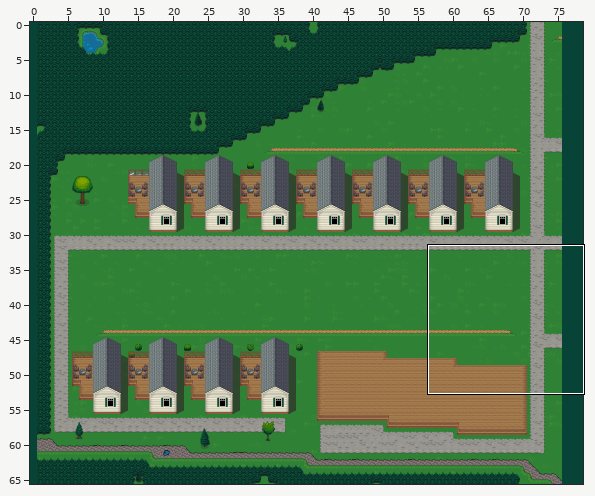
Two states of a Tiled map, tiled/map-west0.tmx. The first picture is a wide view before the edit; the outline marks the close-up.
Close-up. Before the commit:
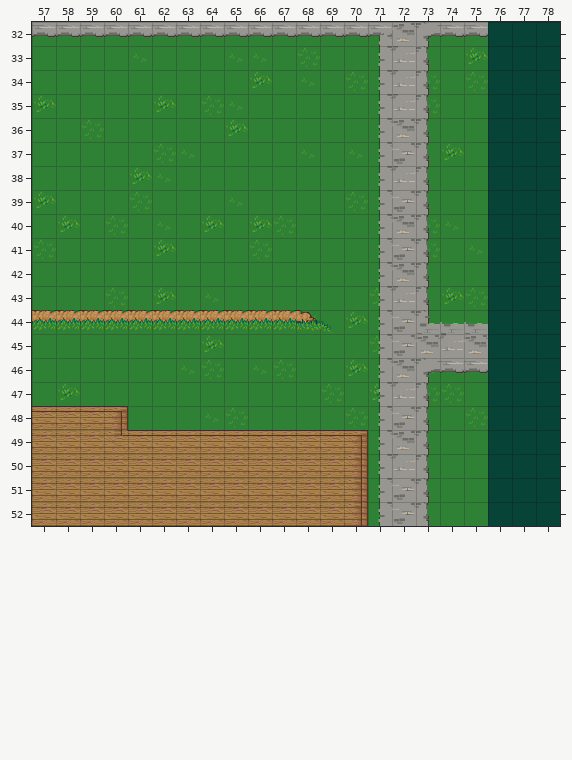
Cells are 32x32 px. Shown: x 57..78, y 32..52. The commit also changed other parts of the map, which this record leaves out. Tiles whose own drawing changed are shown in their newer look in all pictures. The old version is drawn lined up with the new one.
The result:
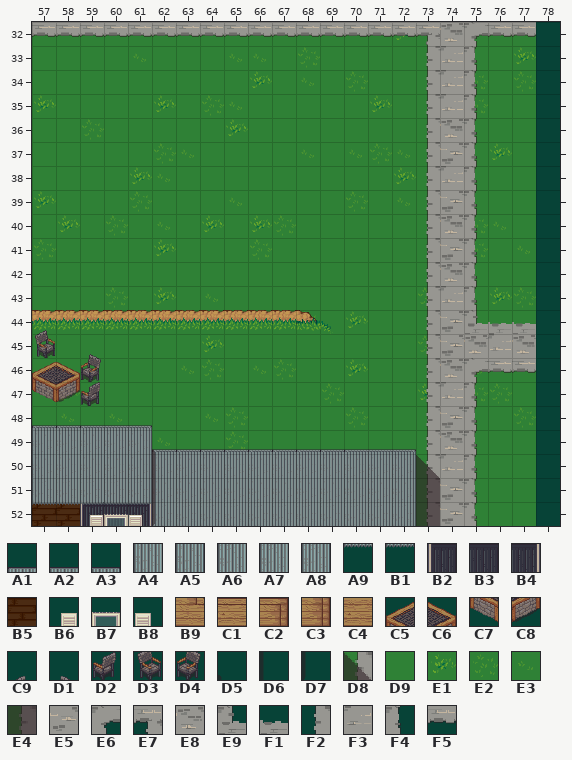
Key: from "Kneippbyn": A1 264, A2 265, A3 266, A4 267, A5 269, A6 299, A7 300, A8 301, A9 331, B1 333, B2 512, B3 513, B4 514, B5 523, B6 563, B7 564, B8 565, B9 993, C1 1025, C2 1026, C3 1058, C4 1153, C5 1700, C6 1701, C7 1732, C8 1733, C9 1762, D1 1763, D2 1793, D3 1794, D4 1795, D5 1951, D6 1983, D7 2015, D8 2046; from "LPC Grass": D9 10, E1 15, E2 16, E3 17; from "LPC Shadows": E4 20; from "LPC Streets": E5 0, E6 1, E7 2, E8 3, E9 4, F1 7, F2 9, F3 10, F4 11, F5 13.
__ is an empty cell, ## one hidden under a higher layer, .. an unchanged one.
Tiles of an added or newly shown layer are drawn over the layers below it.
See-through tiles are keyed as they look on the map.
Diff:
map size 75x66 -> 78x66 cells (old content now starts at 1,0; both pictures use the new coordinates)
--- layer "Base 1"
@@ x 71..77 @@
-32 .. ## .. D9 .. __ __
-33 .. ## .. D9 E1 __ __
-34 .. .. E2 .. .. __ __
-35 D9 .. E2 .. D9 __ __
-36 .. .. .. .. .. __ __
-37 D9 ## .. E1 .. __ __
-38 .. ## .. .. .. __ __
-39 .. ## .. .. .. __ __
-40 .. .. E2 E3 D9 __ __
-41 .. .. E2 .. E3 __ __
-42 .. .. .. .. .. __ __
-43 E2 ## D9 .. E2 __ __
-44 .. ## .. D9 .. __ __
-45 E2 .. ## .. .. .. ..
-46 .. ## E3 D9 D9 __ __
-47 E1 .. E2 E2 D9 __ __
-48 .. ## .. D9 E2 __ __
-49 .. .. .. .. .. __ __
-50 .. .. .. .. .. __ __
-51 .. .. .. .. .. __ __
-52 .. .. .. .. .. __ __
+32 .. E1 .. ## .. D9 D9
+33 .. D9 .. ## D9 D9 E1
+34 .. .. D9 .. .. D9 E2
+35 E1 .. D9 .. E2 D9 D9
+36 .. .. .. .. .. D9 D9
+37 E2 E3 .. ## .. E1 D9
+38 .. E1 .. .. .. D9 D9
+39 .. E3 .. .. .. D9 D9
+40 .. .. D9 ## E2 E3 D9
+41 .. .. D9 .. E2 D9 E3
+42 .. .. .. .. .. D9 D9
+43 D9 D9 E2 .. D9 E1 E2
+44 .. D9 .. ## .. D9 D9
+45 D9 .. E2 .. .. .. ..
+46 .. D9 D9 ## E3 D9 D9
+47 D9 .. E1 ## E2 E2 D9
+48 .. D9 .. ## D9 D9 E2
+49 .. .. .. .. .. D9 D9
+50 .. .. .. .. .. D9 D9
+51 .. .. .. .. .. D9 D9
+52 .. .. .. .. .. D9 D9
--- layer "Base 2"
@@ x 71..77 @@
-32 E7 E8 E6 F5 F5 __ __
-33 F2 F3 F4 __ __ .. ..
-34 F2 F3 F4 __ __ .. ..
-35 F2 F3 F4 __ __ .. ..
-36 F2 E8 F4 __ __ .. ..
-37 F2 E5 F4 __ __ .. ..
-38 F2 F3 F4 __ __ .. ..
-39 F2 E5 F4 __ __ .. ..
-40 F2 E8 F4 __ __ .. ..
-41 F2 E5 F4 __ __ .. ..
-42 F2 E8 F4 __ __ .. ..
-43 F2 F3 F4 __ __ .. ..
-44 F2 E5 E9 F1 F1 __ __
-45 F2 E5 E8 F3 .. __ __
-46 F2 E8 E6 F5 F5 __ __
-47 F2 F3 F4 __ __ .. ..
-48 F2 E5 F4 __ __ .. ..
-49 F2 E8 F4 __ __ .. ..
-50 F2 F3 F4 __ __ .. ..
-51 F2 E5 F4 __ __ .. ..
-52 F2 E5 F4 __ __ .. ..
+32 F5 F5 E7 E8 E6 F5 F5
+33 __ __ F2 F3 F4 .. ..
+34 __ __ F2 F3 F4 .. ..
+35 __ __ F2 F3 F4 .. ..
+36 __ __ F2 E8 F4 .. ..
+37 __ __ F2 E5 F4 .. ..
+38 __ __ F2 F3 F4 .. ..
+39 __ __ F2 E5 F4 .. ..
+40 __ __ F2 E8 F4 .. ..
+41 __ __ F2 E5 F4 .. ..
+42 __ __ F2 E8 F4 .. ..
+43 __ __ F2 F3 F4 .. ..
+44 __ __ F2 E5 E9 F1 F1
+45 __ __ F2 E5 .. F3 E8
+46 __ __ F2 E8 E6 F5 F5
+47 __ __ F2 F3 F4 .. ..
+48 __ __ F2 E5 F4 .. ..
+49 __ __ F2 E8 F4 .. ..
+50 __ __ F2 F3 F4 .. ..
+51 __ __ F2 E5 F4 .. ..
+52 __ __ F2 E5 F4 .. ..
--- layer "Bldg 1"
@@ x 57..70 @@
-44 __ .. .. .. .. .. .. .. .. .. .. .. .. ..
-45 __ .. __ .. .. .. .. .. .. .. .. .. .. ..
-46 __ __ __ .. .. .. .. .. .. .. .. .. .. ..
-47 __ __ __ .. .. .. .. .. .. .. .. .. .. ..
-48 C1 C1 C1 C2 .. .. .. .. .. .. .. .. .. ..
-49 C4 C4 C4 B9 C1 C1 C1 C1 C1 C1 C1 C1 C1 C2
-50 C4 C4 C4 C4 C4 C4 C4 C4 C4 C4 C4 C4 C4 C3
-51 C4 C4 C4 C4 C4 C4 C4 C4 C4 C4 C4 C4 C4 C3
-52 C4 C4 C4 C4 C4 C4 C4 C4 C4 C4 C4 C4 C4 C3
+44 C9 .. .. .. .. .. .. .. .. .. .. .. .. ..
+45 D3 .. D1 .. .. .. .. .. .. .. .. .. .. ..
+46 C5 C6 D4 .. .. .. .. .. .. .. .. .. .. ..
+47 C7 C8 D2 .. .. .. .. .. .. .. .. .. .. ..
+48 __ __ __ __ .. .. .. .. .. .. .. .. .. ..
+49 __ __ __ __ __ __ __ __ __ __ __ __ __ __
+50 __ __ __ __ __ __ __ __ __ __ __ __ __ __
+51 __ __ __ __ __ __ __ __ __ __ __ __ __ __
+52 B5 B5 B2 B3 B4 __ __ __ __ __ __ __ __ __
--- layer "Bldg 2"
@@ x 57..72 @@
-48 __ __ __ __ __ .. .. .. .. .. .. .. .. .. .. ..
-49 __ __ __ __ __ __ __ __ __ __ __ __ __ __ __ __
-50 __ __ __ __ __ __ __ __ __ __ __ __ __ __ __ __
-51 __ __ __ __ __ __ __ __ __ __ __ __ __ __ __ __
-52 __ __ __ __ __ __ __ __ __ __ __ __ __ __ __ __
+48 A1 A1 A1 A2 A3 .. .. .. .. .. .. .. .. .. .. ..
+49 A4 A4 A4 A4 A5 A1 A1 A1 A1 A1 A1 A1 A1 A1 A2 A3
+50 A4 A4 A4 A4 A5 A4 A4 A4 A4 A4 A4 A4 A4 A4 A4 A5
+51 A7 A7 A7 A7 A8 A4 A4 A4 A4 A4 A4 A4 A4 A4 A4 A5
+52 A9 A9 B6 B7 B8 A6 A7 A7 A7 A7 A7 A7 A7 A7 A7 A8
--- layer "Bldg 3" (added)
@@ x 57..73 @@
-49 .. .. .. .. .. __ .. .. .. .. .. .. .. .. .. .. ..
-50 .. .. .. .. .. __ .. .. .. .. .. .. .. .. .. .. __
-51 .. .. .. .. .. __ .. .. .. .. .. .. .. .. .. .. __
-52 __ __ __ __ __ __ .. .. .. .. .. .. .. .. .. .. __
+49 .. .. .. .. .. D5 .. .. .. .. .. .. .. .. .. .. ..
+50 .. .. .. .. .. D6 .. .. .. .. .. .. .. .. .. .. D8
+51 .. .. .. .. .. D6 .. .. .. .. .. .. .. .. .. .. E4
+52 B1 A9 B1 A9 B1 D7 .. .. .. .. .. .. .. .. .. .. E4
